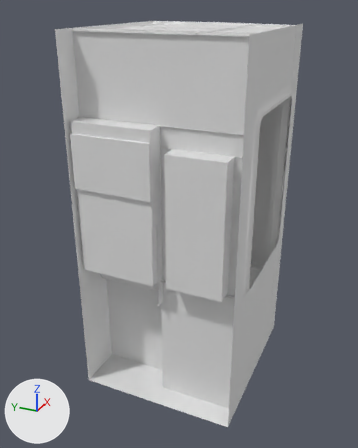
One commit to the FBX model Assets/Fbx/Vagon/Vagon_body_inner/Vagon_body_inner_WC_A_01.fbx: the scene before it, then after it.
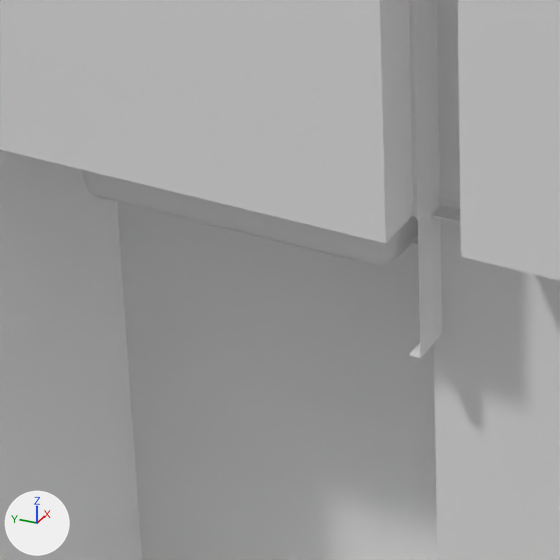
Each version is shown whole from a camera (50 mm lens) standing at (7.492, -2.134, 3.712) and looking at (10.121, -0.951, 2.397), then close up on the part from 24% to 51% of the width and 55% to 76% of the height. Lighting does not change. The marker at lower left points along +X, +Y and +Z. Where no turn or scale is listed for an object, it has been applied to the vertices. Vertices at the same position are counted once.

Names of what the first close-up shows: 'Vagon_body_inner_WC_A_01'.
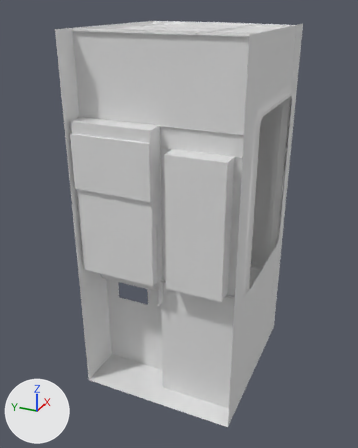
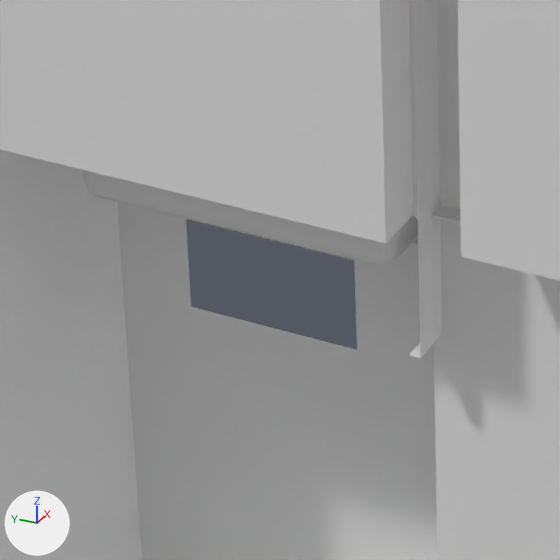
Patch to the scene script:
```diff
--- a/Assets/Fbx/Vagon/Vagon_body_inner/Vagon_body_inner_WC_A_01.fbx.py
+++ b/Assets/Fbx/Vagon/Vagon_body_inner/Vagon_body_inner_WC_A_01.fbx.py
@@ me_vagon_body_inner_wc_a_01 @@
 me_vagon_body_inner_wc_a_01.from_pydata(...)  # 2152 vertices, 2111 faces; spans x 9.61..10.75, y -1.52..-0.5, z 1.34..3.57
 # used by ob_vagon_body_inner_wc_a_01; location = (0.0, 0.0, 0.0)
 # verts and faces of me_vagon_body_inner_wc_a_01; kept vertices keep their numbers, new ones are numbered from 2152
 # before: 337 (9.9, -0.52, 1.8) at pixel (127, 352), 343 (9.9, -0.9, 2.05), 344 (9.9, -0.9, 1.8) at pixel (414, 429), 362 (9.9, -0.52, 2.05)
+# me_vagon_body_inner_wc_a_01 part 1
+delete_faces([(337, 362, 343, 344)])
+verts[2152] = (9.9, -0.83, 1.89)  # pixel (356, 349)
+verts[2153] = (9.9, -0.61, 1.89)  # pixel (191, 306)
+verts[2154] = (9.9, -0.61, 2.03)
+verts[2155] = (9.9, -0.83, 2.03)
+faces += [(337, 2153, 2152, 344), (343, 344, 2152, 2155), (337, 362, 2154, 2153), (343, 2155, 2154, 362)]  # mat_im_wood_t (white #e7e7e7)
 me_vagon_body_inner_wc_a_01.materials.append(mat_im_ceiling_plastic_t)
```

What differs and where, as boxes (x1, y1, x2, y2) in the close-ups (560 x 560 px):
part 1 of me_vagon_body_inner_wc_a_01, built on
    both: (117, 202, 415, 430)
